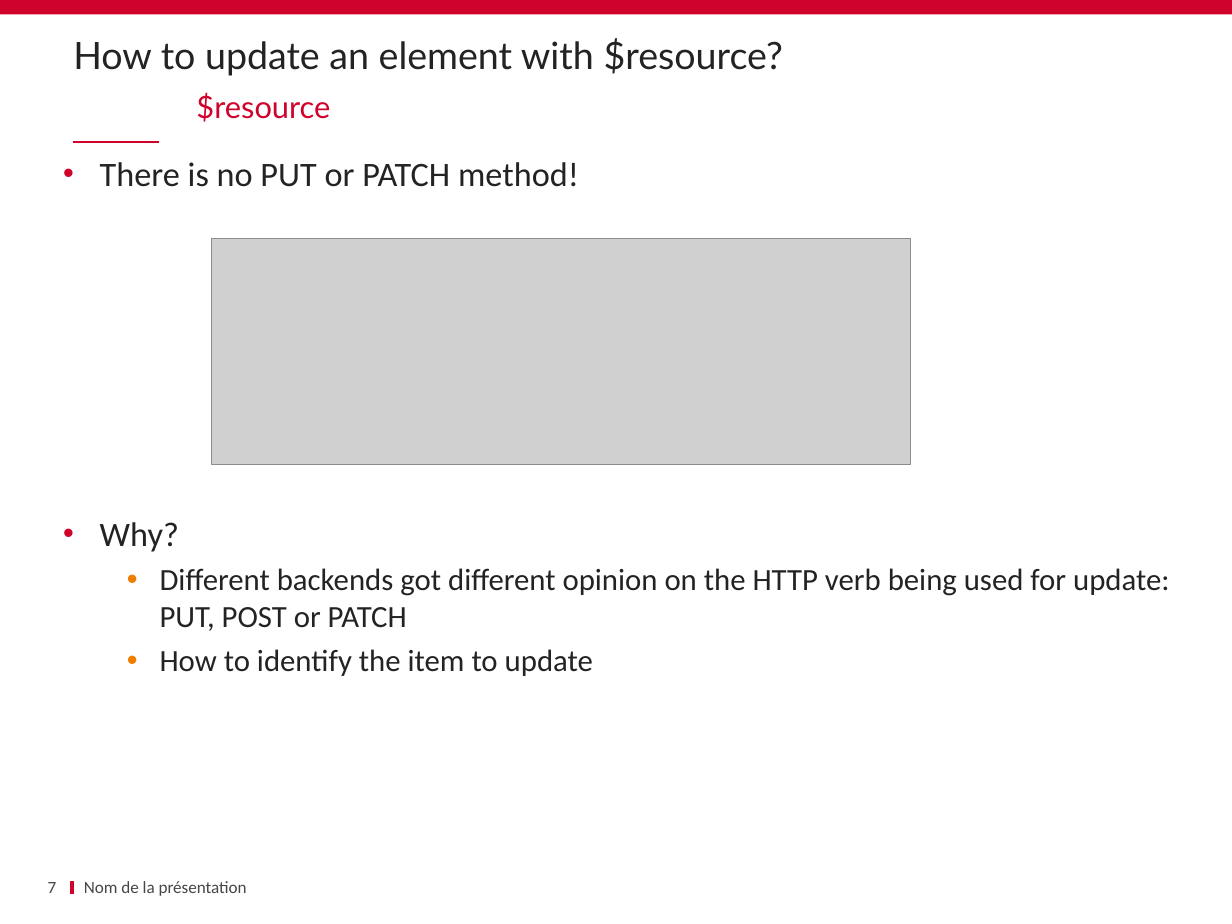
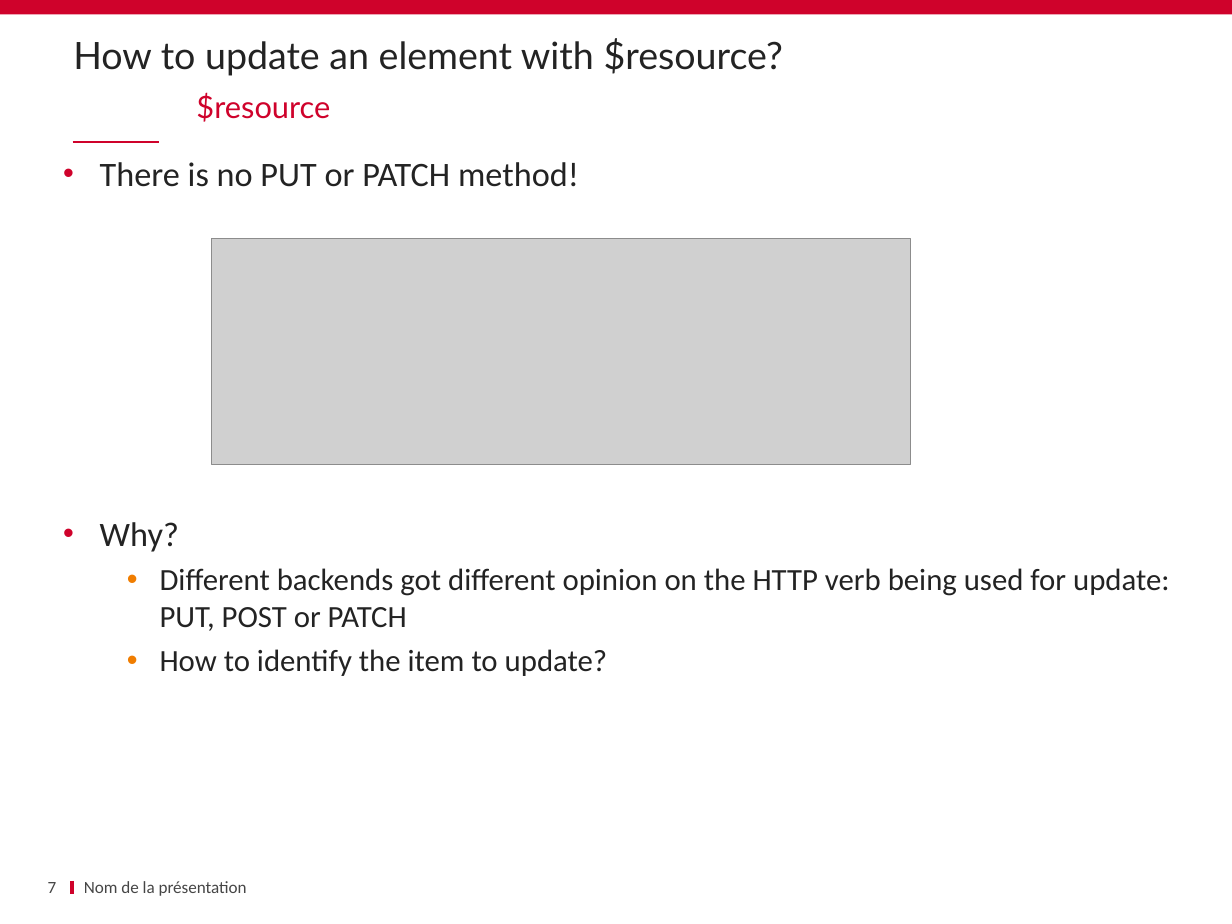
Before and after one commit to schassande/formation-angularjs1, a slide deck: slide 7 of Jour2/10 $resource/10_$ressource.pptx. Drawn at 1232x924 pixels with LibreOffice and Linux fonts; fonts in the diff are those of the drawing; grey boxes stand for pictures; background and template pictures are left out. Boxes give left, top, right and bottom in pixels: in the first picture for what was removed or moved away, otherwise in the second. Text is boxed around its words. In the diff, an @@ line names an element or a change of style, - is before the commit and + after.

```diff
--- a/Jour2/10 $resource/10_$ressource.pptx
+++ b/Jour2/10 $resource/10_$ressource.pptx
@@ text at [160,649,607,676]: text changed @@
-  • How to identify the item to update
+  • How to identify the item to update?
```
Also in this commit, not shown: 1 slide added, 40 other files.
